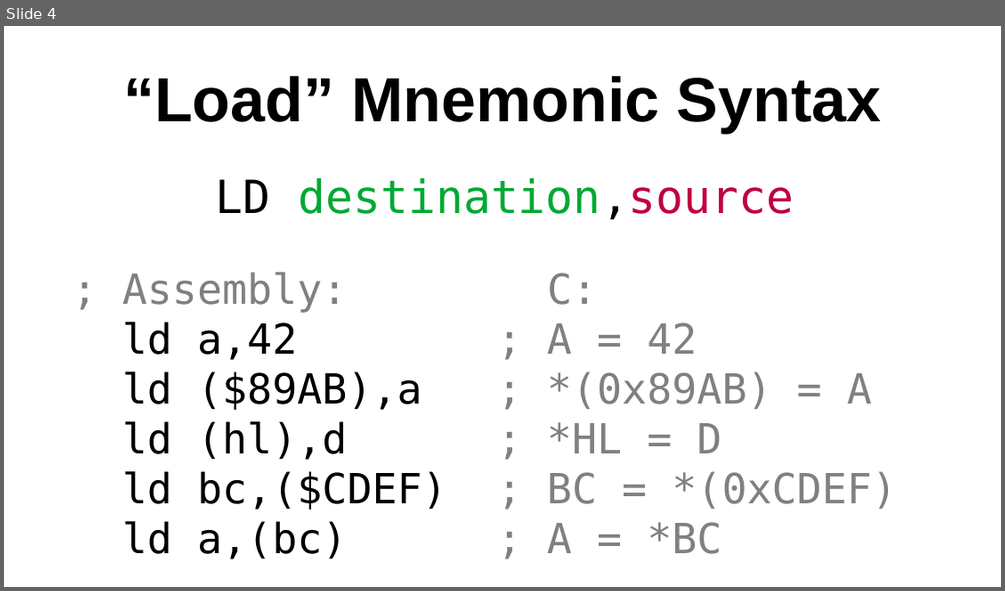
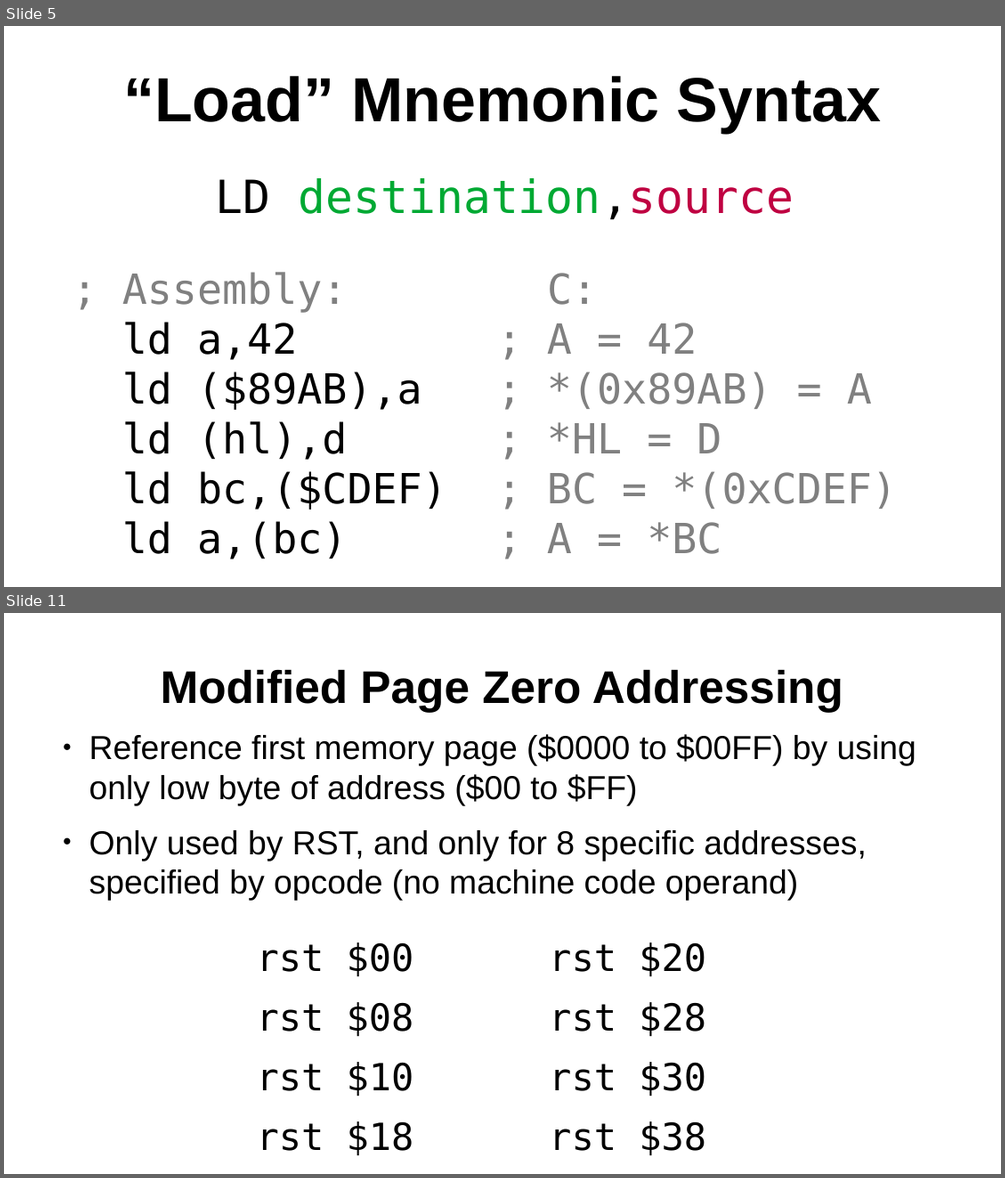
Before and after one commit to SlithyMatt/zxs-assembly-tutorial, a slide deck: Lesson2/Lesson2.odp. Shown one above the other, each under a label of ours: slide 4 before the commit, slides 5 and 11 after it; the slides between them are not shown. The pictures are 1005x591 and 1005x1178 pixels, drawn with LibreOffice and Linux fonts; fonts in the diff are those of the drawing. Boxes give left, top, right and bottom in pixels: in the first picture for what was removed or moved away, otherwise in the second. Text is boxed around its words. In the diff, an @@ line names an element or a change of style, - is before the commit and + after.

Commit message:
lesson 2 slides, first draft

```diff
--- a/Lesson2/Lesson2.odp
+++ b/Lesson2/Lesson2.odp
@@ slide 11 added at (4, 613, 1001, 1174), background #FFFFFF @@
@@ title added at (161, 669, 843, 712), 44 pt, text #000000, bold @@
+Modified Page Zero Addressing
@@ text added at (89, 734, 916, 1156), 32 pt, text #000000 @@
+● Reference first memory page ($0000 to $00FF) by using only low byte of address ($00 to $FF)
+● Only used by RST, and only for 8 specific addresses, specified by opcode (no machine code operand)
+rst $00 rst $20
+rst $08 rst $28
+rst $10 rst $30
+rst $18 rst $38
@@ what was slide 4 is now slide 5 @@
```
Also in this commit, not shown: 2 slides changed, 12 other slides added.
